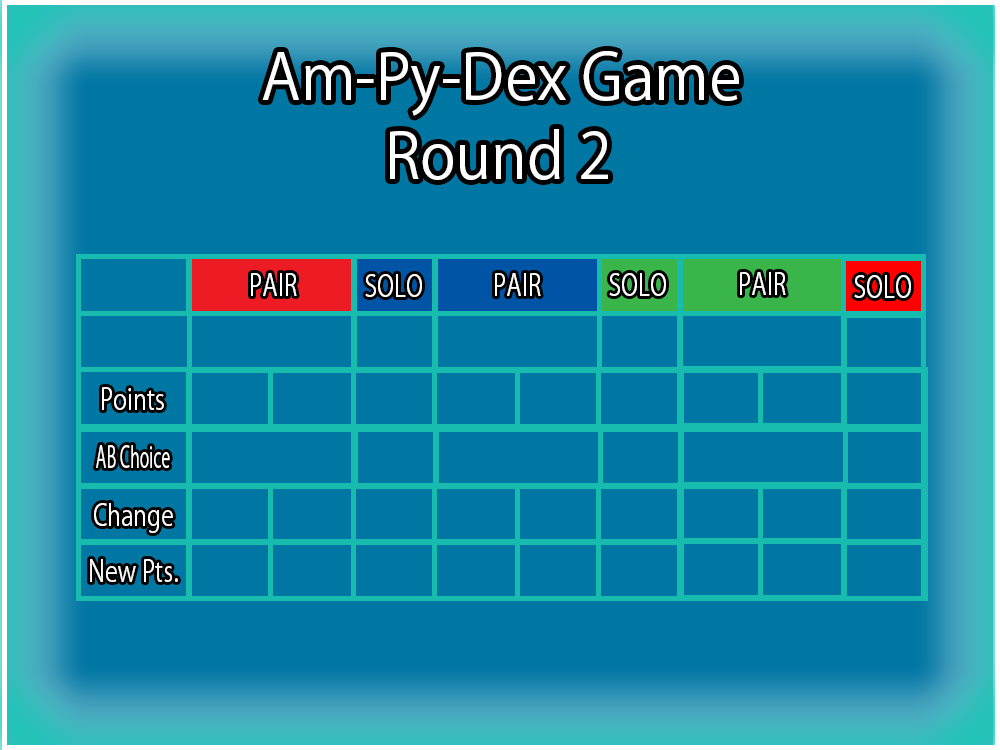
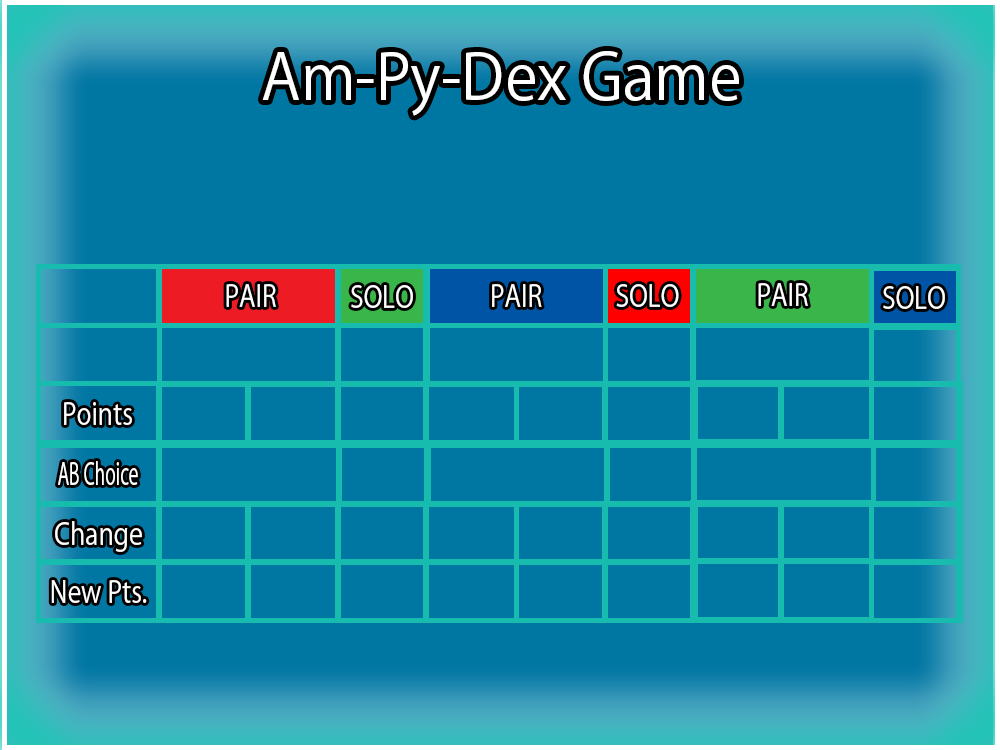
The second 1000px x 750px image is a revision of the first. Changes to its layers:
painted on "Rectangle 1 copy 7" (1st of 15, in "NEW POINTS") over (842, 539, 963, 623)
painted on "Rectangle 1 copy 8" (1st of 12, in "NEW POINTS") over (758, 538, 874, 622)
painted on "Rectangle 1 copy 7" (5th of 15, in "NEW POINTS") over (157, 539, 273, 623)
painted on "Rectangle 1 copy 6" (1st of 3, in "NEW POINTS") over (36, 539, 191, 623)
painted on "Rectangle 1 copy 7" (6th of 15, in "CHANGE") over (842, 483, 963, 565)
painted on "Rectangle 1 copy 8" (5th of 12, in "CHANGE") over (758, 482, 874, 564)
painted on "Rectangle 1 copy 7" (10th of 15, in "CHANGE") over (157, 483, 273, 565)
painted on "Rectangle 1 copy 6" (2nd of 3, in "CHANGE") over (36, 483, 191, 565)
painted on "Rectangle 1 copy 3" (1st of 3, in "NAMES") over (678, 311, 874, 387)
painted on "Rectangle 1 copy" (1st of 3, in "NAMES") over (425, 311, 608, 387)
painted on "Rectangle 1" (1st of 4, in "NAMES") over (157, 311, 356, 387)
painted on "Rectangle 1 copy 6" (3rd of 3, in "POINTS") over (36, 367, 191, 445)
painted on "Rectangle 1 copy 4" (3rd of 6, in "AB CHOICE") over (843, 427, 963, 507)
painted on "Rectangle 1 copy 5" (1st of 2, in "AB CHOICE") over (36, 427, 191, 507)
painted on "Rectangle 1 copy 3" (2nd of 3, in "AB CHOICE") over (679, 427, 876, 507)
painted on "Rectangle 1 copy" (2nd of 3, in "AB CHOICE") over (426, 427, 610, 507)
painted on "Rectangle 1" (2nd of 4, in "AB CHOICE") over (157, 427, 356, 507)
painted on "Rectangle 1" (3rd of 4) over (36, 254, 961, 623)
removed layer "Round 2" over (390, 129, 608, 180)
painted on "Rectangle 1 copy 5" (2nd of 2, in "Group 1") over (36, 254, 191, 328)
painted on "Rectangle 1 copy 3" (3rd of 3, in "Group 1") over (678, 254, 874, 328)
painted on "Rectangle 1 copy" (3rd of 3, in "Group 1") over (425, 254, 608, 328)
painted on "Rectangle 1" (4th of 4, in "Group 1") over (157, 254, 356, 328)
…and 39 more changes (39 painted)
